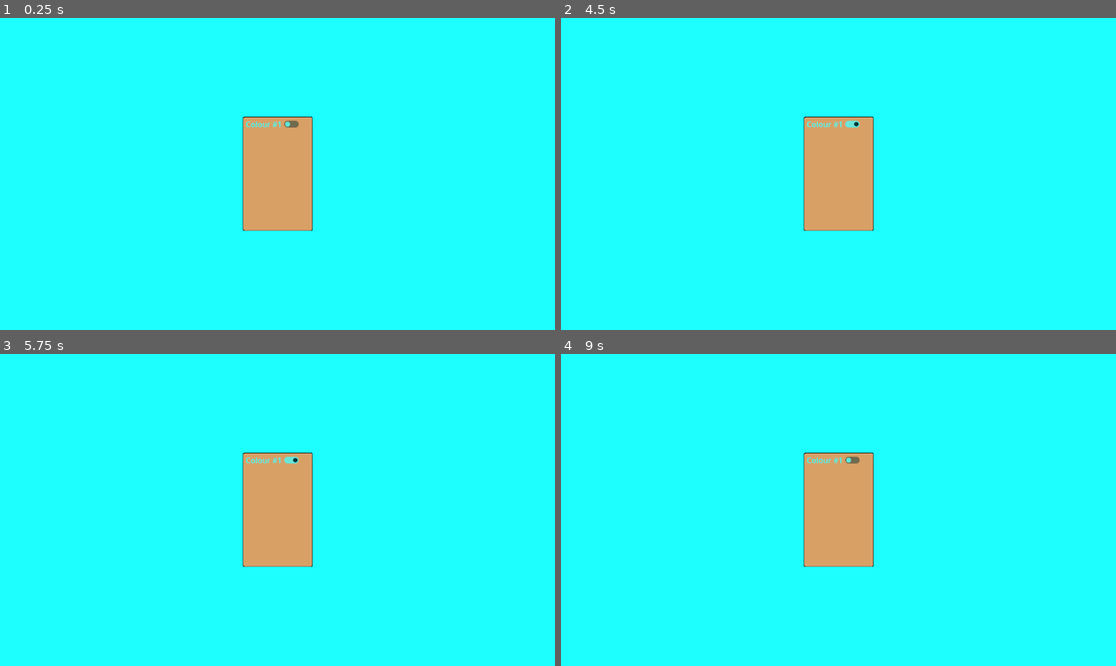
Above: before the commit, frames 1-4 (two rows, left to right).
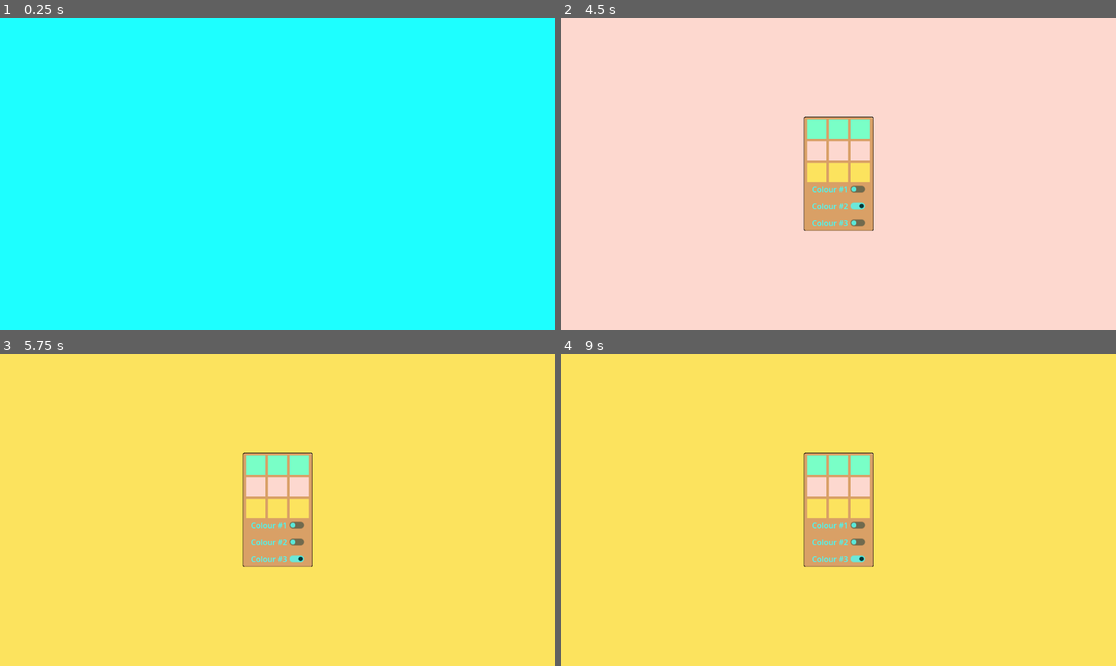
Above: after the commit, the same moments.

Repository: Saisanthosh-Selvakumar/SaiNavDiggingUpGodot
Game: Godot game, scene res://UIElements/control.tscn
The game is run twice, just before and just after one commit, with the same random seed, the same clock (stepped at 60 frames per second) and the same inputs.
Inputs (mouse positions are in pixels of both pictures, inside the frame that each line leads up to):
- Up to frame 1 (0.25 s): no input
- Up to frame 2 (4.5 s): click (832, 124) at 0.5 s, where only the run before the commit has a clickable "Colour #1"; click (832, 124) at 1.25 s, where only the run before the commit has a clickable "Colour #1"; click (832, 124) at 2 s, where only the run before the commit has a clickable "Colour #1"; tap Enter (ui_accept) at 2.75, 3.6, 3.77, 4.07 s; hold Enter (ui_accept) 2.78-3.53 s; click (838, 205) at 4.25 s, where only the run after the commit has a clickable "Colour #2"
- Up to frame 3 (5.75 s): click (277, 559) at 5 s, where only the run after the commit has a clickable "Colour #3"
- Up to frame 4 (9 s): click (838, 541) at 5.75 s, where only the run after the commit has a clickable "Colour #2"; click (838, 559) at 6.5 s, where only the run after the commit has a clickable "Colour #3"; click (838, 541) at 7.25 s, where only the run after the commit has a clickable "Colour #2"; click (838, 559) at 8 s, where only the run after the commit has a clickable "Colour #3"; tap Enter (ui_accept) at 8.75 s; hold Enter (ui_accept) from 8.78 s (still down)

The runs differ from the first frame. In frame 1, 4.6% of the frame differs, in the area x 43-57%, y 31-69%; in frame 2, 98%; in frame 3, 98%; in frame 4, 98%, in the area x 0-100%, y 0-100%.

Commit message:
Finished pop-up menu!
Almost done with the tutorial, now I can go ahead and continue making the FULL MENU!!!

Diff:
--- /dev/null
+++ b/Godot/UIElements/colour_menu.gd
@@ -0,0 +1,49 @@
+extends NinePatchRect
+
+var self_opened = false
+
+@onready var Button1 = $VBoxContainer/CheckButton1
+@onready var Button2 = $VBoxContainer/CheckButton2
+@onready var Button3 = $VBoxContainer/CheckButton3
+
+@onready var BackgroundColor = get_parent().get_node("BackgroundColour");
+
+func _input(event):
+	if event.is_action_pressed("ui_accept"):
+		toggle_menu()
+
+func toggle_menu():
+	self_opened = !self_opened
+	if self_opened:
+		self.visible = true
+	else:
+		self.visible = false
+
+func _on_check_button_1_pressed():
+	handleButtonPress("1")
+
+
+func _on_check_button_2_pressed():
+	handleButtonPress("2")
+
+
+func _on_check_button_3_pressed():
+	handleButtonPress("3")
+
+func handleButtonPress(button):
+	var Color1 = $GridContainer/Panel1/ColorRect.color
+	var Color2 = $GridContainer/Panel4/ColorRect.color
+	var Color3 = $GridContainer/Panel7/ColorRect.color
+
+	if button == "1":
+		BackgroundColor.color = Color1
+		Button2.set_pressed_no_signal(false)
+		Button3.set_pressed_no_signal(false)
+	if button == "2":
+		BackgroundColor.color = Color2
+		Button1.set_pressed_no_signal(false)
+		Button3.set_pressed_no_signal(false)
+	if button == "3":
+		BackgroundColor.color = Color3
+		Button1.set_pressed_no_signal(false)
+		Button2.set_pressed_no_signal(false)
--- a/Godot/UIElements/control.tscn
+++ b/Godot/UIElements/control.tscn
@@ -1,6 +1,9 @@
 [gd_scene format=3 uid="uid://5ktyj3ny0eiu"]
 
 [ext_resource type="Texture2D" uid="uid://cjb7utpl86x8u" path="res://UIElements/MenuBackground.png" id="1_7dr5w"]
+[ext_resource type="Script" uid="uid://q3f66utkjmxc" path="res://UIElements/colour_menu.gd" id="2_eg6ca"]
+
+[sub_resource type="StyleBoxEmpty" id="StyleBoxEmpty_7dr5w"]
 
 [node name="Control" type="Control" unique_id=2049346223]
 layout_mode = 3
@@ -10,7 +13,7 @@
 grow_horizontal = 2
 grow_vertical = 2
 
-[node name="ColorRect" type="ColorRect" parent="." unique_id=1838892128]
+[node name="BackgroundColour" type="ColorRect" parent="." unique_id=1838892128]
 layout_mode = 1
 anchors_preset = 15
 anchor_right = 1.0
@@ -20,6 +23,7 @@
 color = Color(0.11372549, 1, 1, 1)
 
 [node name="ColourMenu" type="NinePatchRect" parent="." unique_id=2050209497]
+visible = false
 layout_mode = 1
 anchors_preset = 8
 anchor_left = 0.5
@@ -37,13 +41,137 @@
 patch_margin_top = 5
 patch_margin_right = 5
 patch_margin_bottom = 5
+script = ExtResource("2_eg6ca")
 
 [node name="VBoxContainer" type="VBoxContainer" parent="ColourMenu" unique_id=872446983]
 layout_mode = 1
-offset_right = 40.0
-offset_bottom = 40.0
+anchors_preset = 7
+anchor_left = 0.5
+anchor_top = 1.0
+anchor_right = 0.5
+anchor_bottom = 1.0
+offset_left = -61.5
+offset_top = -102.5
+offset_right = 61.5
+offset_bottom = 1.25
+grow_horizontal = 2
+grow_vertical = 0
 
 [node name="CheckButton1" type="CheckButton" parent="ColourMenu/VBoxContainer" unique_id=1571648286]
 self_modulate = Color(0.27460787, 2.055, 2.055, 1)
 layout_mode = 2
+theme_override_styles/focus = SubResource("StyleBoxEmpty_7dr5w")
 text = "Colour #1"
+
+[node name="CheckButton2" type="CheckButton" parent="ColourMenu/VBoxContainer" unique_id=202267834]
+self_modulate = Color(0.27460787, 2.055, 2.055, 1)
+layout_mode = 2
+theme_override_styles/focus = SubResource("StyleBoxEmpty_7dr5w")
+text = "Colour #2
+"
+
+[node name="CheckButton3" type="CheckButton" parent="ColourMenu/VBoxContainer" unique_id=476393381]
+self_modulate = Color(0.27460787, 2.055, 2.055, 1)
+layout_mode = 2
+theme_override_styles/focus = SubResource("StyleBoxEmpty_7dr5w")
+text = "Colour #3
+"
+
+[node name="GridContainer" type="GridContainer" parent="ColourMenu" unique_id=2028356048]
+layout_mode = 1
+anchors_preset = 5
+anchor_left = 0.5
+anchor_right = 0.5
+offset_left = -66.0
+offset_top = 6.0
+offset_right = 66.0
+offset_bottom = 137.0
+grow_horizontal = 2
+theme_override_constants/h_separation = 45
+theme_override_constants/v_separation = 45
+columns = 3
+
+[node name="Panel1" type="Panel" parent="ColourMenu/GridContainer" unique_id=41120169]
+layout_mode = 2
+
+[node name="ColorRect" type="ColorRect" parent="ColourMenu/GridContainer/Panel1" unique_id=982544662]
+layout_mode = 0
+offset_right = 40.0
+offset_bottom = 40.0
+color = Color(0.47423136, 0.9999997, 0.7787328, 1)
+
+[node name="Panel2" type="Panel" parent="ColourMenu/GridContainer" unique_id=122844501]
+layout_mode = 2
+
+[node name="ColorRect" type="ColorRect" parent="ColourMenu/GridContainer/Panel2" unique_id=992583587]
+layout_mode = 0
+offset_right = 40.0
+offset_bottom = 40.0
+color = Color(0.47423136, 0.9999997, 0.7787328, 1)
+
+[node name="Panel3" type="Panel" parent="ColourMenu/GridContainer" unique_id=288551728]
+layout_mode = 2
+
+[node name="ColorRect" type="ColorRect" parent="ColourMenu/GridContainer/Panel3" unique_id=1569966555]
+layout_mode = 0
+offset_right = 40.0
+offset_bottom = 40.0
+color = Color(0.47423136, 0.9999997, 0.7787328, 1)
+
+[node name="Panel4" type="Panel" parent="ColourMenu/GridContainer" unique_id=82794818]
+layout_mode = 2
+
+[node name="ColorRect" type="ColorRect" parent="ColourMenu/GridContainer/Panel4" unique_id=909887412]
+layout_mode = 0
+offset_right = 40.0
+offset_bottom = 40.0
+color = Color(0.99049133, 0.84541285, 0.80961674, 1)
+
+[node name="Panel5" type="Panel" parent="ColourMenu/GridContainer" unique_id=1910337596]
+layout_mode = 2
+
+[node name="ColorRect" type="ColorRect" parent="ColourMenu/GridContainer/Panel5" unique_id=96295650]
+layout_mode = 0
+offset_right = 40.0
+offset_bottom = 40.0
+color = Color(0.99049133, 0.84541285, 0.80961674, 1)
+
+[node name="Panel6" type="Panel" parent="ColourMenu/GridContainer" unique_id=1701548018]
+layout_mode = 2
+
+[node name="ColorRect" type="ColorRect" parent="ColourMenu/GridContainer/Panel6" unique_id=755690085]
+layout_mode = 0
+offset_right = 40.0
+offset_bottom = 40.0
+color = Color(0.99049133, 0.84541285, 0.80961674, 1)
+
+[node name="Panel7" type="Panel" parent="ColourMenu/GridContainer" unique_id=1364049701]
+layout_mode = 2
+
+[node name="ColorRect" type="ColorRect" parent="ColourMenu/GridContainer/Panel7" unique_id=496073654]
+layout_mode = 0
+offset_right = 40.0
+offset_bottom = 40.0
+color = Color(0.98580533, 0.88814723, 0.37085465, 1)
+
+[node name="Panel8" type="Panel" parent="ColourMenu/GridContainer" unique_id=1568434223]
+layout_mode = 2
+
+[node name="ColorRect" type="ColorRect" parent="ColourMenu/GridContainer/Panel8" unique_id=1482507917]
+layout_mode = 0
+offset_right = 40.0
+offset_bottom = 40.0
+color = Color(0.98580533, 0.88814723, 0.37085465, 1)
+
+[node name="Panel9" type="Panel" parent="ColourMenu/GridContainer" unique_id=698345059]
+layout_mode = 2
+
+[node name="ColorRect" type="ColorRect" parent="ColourMenu/GridContainer/Panel9" unique_id=747805011]
+layout_mode = 0
+offset_right = 40.0
+offset_bottom = 40.0
+color = Color(0.98580533, 0.88814723, 0.37085465, 1)
+
+[connection signal="pressed" from="ColourMenu/VBoxContainer/CheckButton1" to="ColourMenu" method="_on_check_button_1_pressed"]
+[connection signal="pressed" from="ColourMenu/VBoxContainer/CheckButton2" to="ColourMenu" method="_on_check_button_2_pressed"]
+[connection signal="pressed" from="ColourMenu/VBoxContainer/CheckButton3" to="ColourMenu" method="_on_check_button_3_pressed"]
Not shown, added: Godot/UIElements/colour_menu.gd.uid
